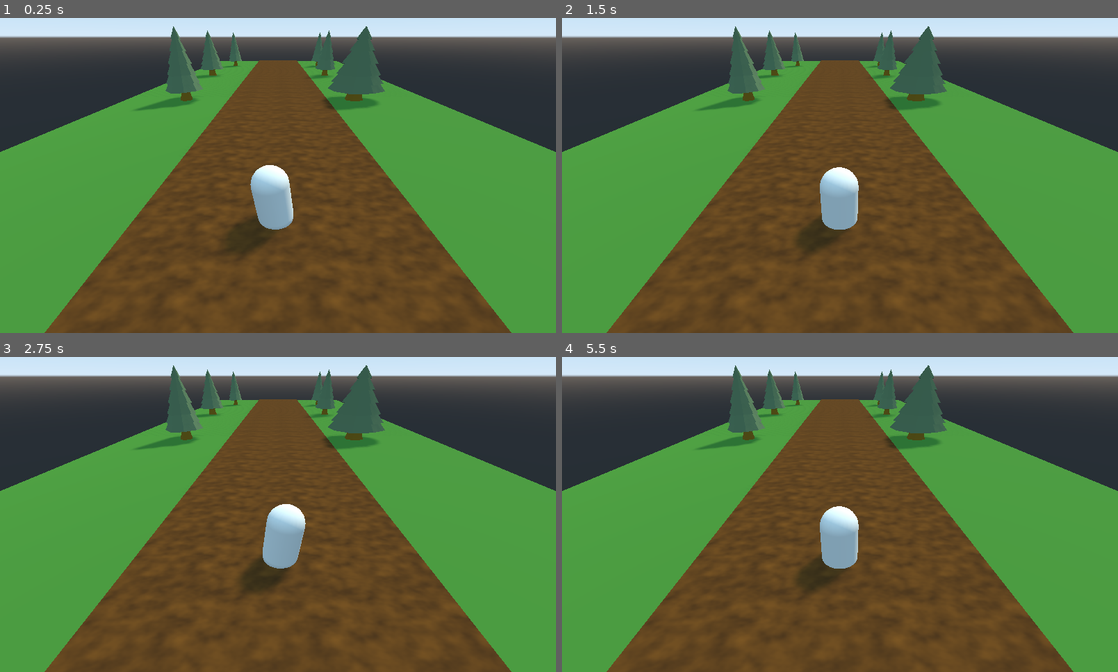
Above: before the commit, frames 1-4 (two rows, left to right).
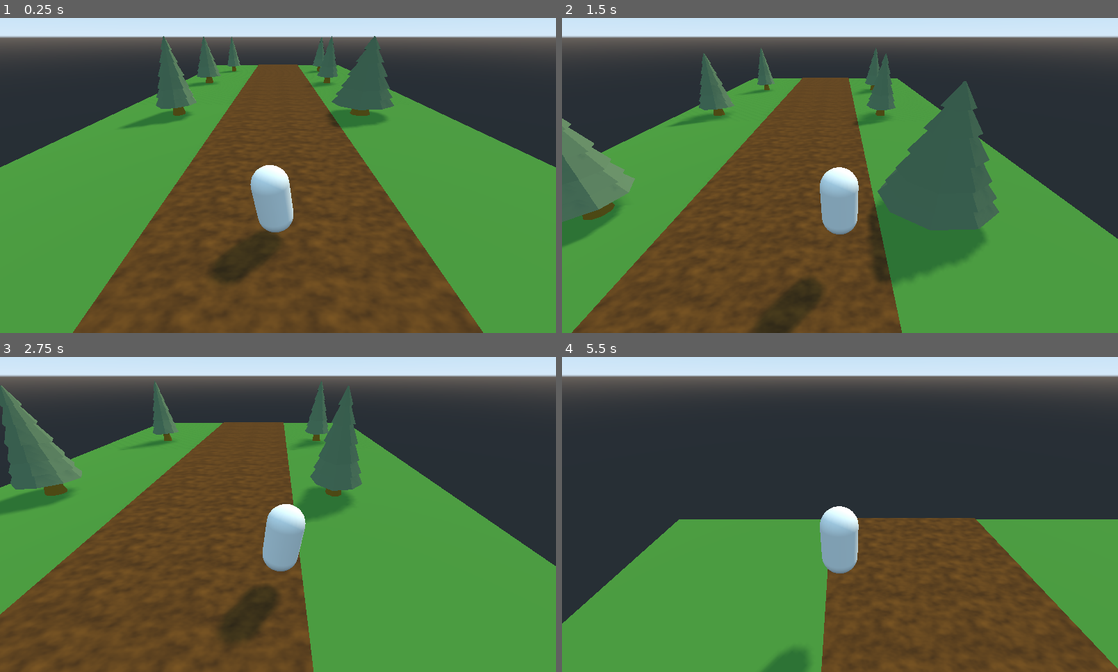
Above: after the commit, the same moments.

Repository: TaaviKodari/2022SyksyKe1830_GodotRunner
Game: Godot game, scene res://Main.tscn
Same seed, same stepped clock (60 frames per second), same inputs: the game is played once before the commit and once after it.
Inputs:
- Up to frame 1 (0.25 s): no input
- Up to frame 2 (1.5 s): hold D (move_right) 0.53-1.28 s; tap Space (jump, bound only after the commit) at 0.6, 0.77, 1.07, 1.35 s; hold A (move_left) from 1.28 s (still down)
- Up to frame 3 (2.75 s): tap Space (jump, bound only after the commit) at 1.52, 1.82, 2.1 s; release A (move_left) at 2.03 s; hold D (move_right) from 2.03 s (still down)
- Up to frame 4 (5.5 s): tap Space (jump, bound only after the commit) at 2.85, 3.02, 3.32, 3.6, 3.77, 4.07, 4.35, 4.52, 4.82, 5.1 s; release D (move_right) at 3.53 s; hold A (move_left) from 3.53 s (still down)

The runs differ from the first frame. In frame 1, 12% of the frame differs, in the area x 0-100%, y 2-100%; in frame 2, 37%; in frame 3, 39%; in frame 4, 48%.

Commit message:
hyppy tehty

Diff:
--- a/Main.gd
+++ b/Main.gd
@@ -1,14 +1,14 @@
-extends Spatial
+	extends Spatial
 
+var run_speed : float = 8.0
+var jump_length : float = 5.5
+var jump_height : float = 2.0
 
-# Declare member variables here. Examples:
-# var a = 2
-# var b = "text"
-
+onready var player = $Player
 
 # Called when the node enters the scene tree for the first time.
 func _ready():
-	pass # Replace with function body.
+	player.setup_jump(jump_length, jump_height, run_speed)
 
 
 # Called every frame. 'delta' is the elapsed time since the previous frame.
--- a/Player.gd
+++ b/Player.gd
@@ -3,6 +3,9 @@
 var run_speed : float
 var gravity :float
 var jump_speed : float
+
+var sidestep_speed : float = 5.0
+var velocity := Vector3()
 
 var time : float = 0.0
 var step_freq : float = 2.0 #kuinka usein
@@ -10,6 +13,7 @@
 var step_tilt : float = 8.0 # degress: asteet
 
 onready var body_hinge = $BodyHinge
+
 
 func setup_jump(length : float, height : float, speed: float):
 	run_speed = speed
@@ -32,4 +36,11 @@
 	if Input.is_action_pressed("move_left"):
 		sideways -= 1.0
 
-	move_and_slide(Vector3(sideways * run_speed, 0 ,-run_speed))
+	if Input.is_action_just_pressed("jump") and is_on_floor():
+		velocity.y = jump_speed
+
+	velocity.y -= gravity * delta
+	velocity.x = sideways * sidestep_speed
+	velocity.z = -run_speed
+
+	velocity = move_and_slide(velocity, Vector3.UP)
--- a/RoadBase.tscn
+++ b/RoadBase.tscn
@@ -25,6 +25,9 @@
 [sub_resource type="BoxShape" id=7]
 extents = Vector3( 1, 2.5, 25 )
 
+[sub_resource type="ConcavePolygonShape" id=8]
+data = PoolVector3Array( -4, 0.6, 25, 4, 0.6, 25, -4, -0.6, 25, 4, 0.6, 25, 4, -0.6, 25, -4, -0.6, 25, 4, 0.6, -25, -4, 0.6, -25, 4, -0.6, -25, -4, 0.6, -25, -4, -0.6, -25, 4, -0.6, -25, 4, 0.6, 25, 4, 0.6, -25, 4, -0.6, 25, 4, 0.6, -25, 4, -0.6, -25, 4, -0.6, 25, -4, 0.6, -25, -4, 0.6, 25, -4, -0.6, -25, -4, 0.6, 25, -4, -0.6, 25, -4, -0.6, -25, 4, 0.6, 25, -4, 0.6, 25, 4, 0.6, -25, -4, 0.6, 25, -4, 0.6, -25, 4, 0.6, -25, -4, -0.6, 25, 4, -0.6, 25, -4, -0.6, -25, 4, -0.6, 25, 4, -0.6, -25, -4, -0.6, -25 )
+
 [node name="RoadBase" type="Spatial"]
 
 [node name="Grass" type="MeshInstance" parent="."]
@@ -47,3 +50,8 @@
 [node name="CollisionShape" type="CollisionShape" parent="Grass/Sand/Colliders/GuardRailLeft"]
 transform = Transform( 1, 0, 0, 0, 1, 0, 0, 0, 1, 5, 3, 0 )
 shape = SubResource( 7 )
+
+[node name="GroundCollider" type="StaticBody" parent="Grass/Sand/Colliders"]
+
+[node name="CollisionShape" type="CollisionShape" parent="Grass/Sand/Colliders/GroundCollider"]
+shape = SubResource( 8 )
--- a/project.godot
+++ b/project.godot
@@ -32,6 +32,11 @@
 , Object(InputEventKey,"resource_local_to_scene":false,"resource_name":"","device":0,"alt":false,"shift":false,"control":false,"meta":false,"command":false,"pressed":false,"scancode":16777231,"physical_scancode":0,"unicode":0,"echo":false,"script":null)
  ]
 }
+jump={
+"deadzone": 0.5,
+"events": [ Object(InputEventKey,"resource_local_to_scene":false,"resource_name":"","device":0,"alt":false,"shift":false,"control":false,"meta":false,"command":false,"pressed":false,"scancode":32,"physical_scancode":0,"unicode":0,"echo":false,"script":null)
+ ]
+}
 
 [physics]
 
Not shown: 1 places in RoadBase.tscn that only renumber resources
